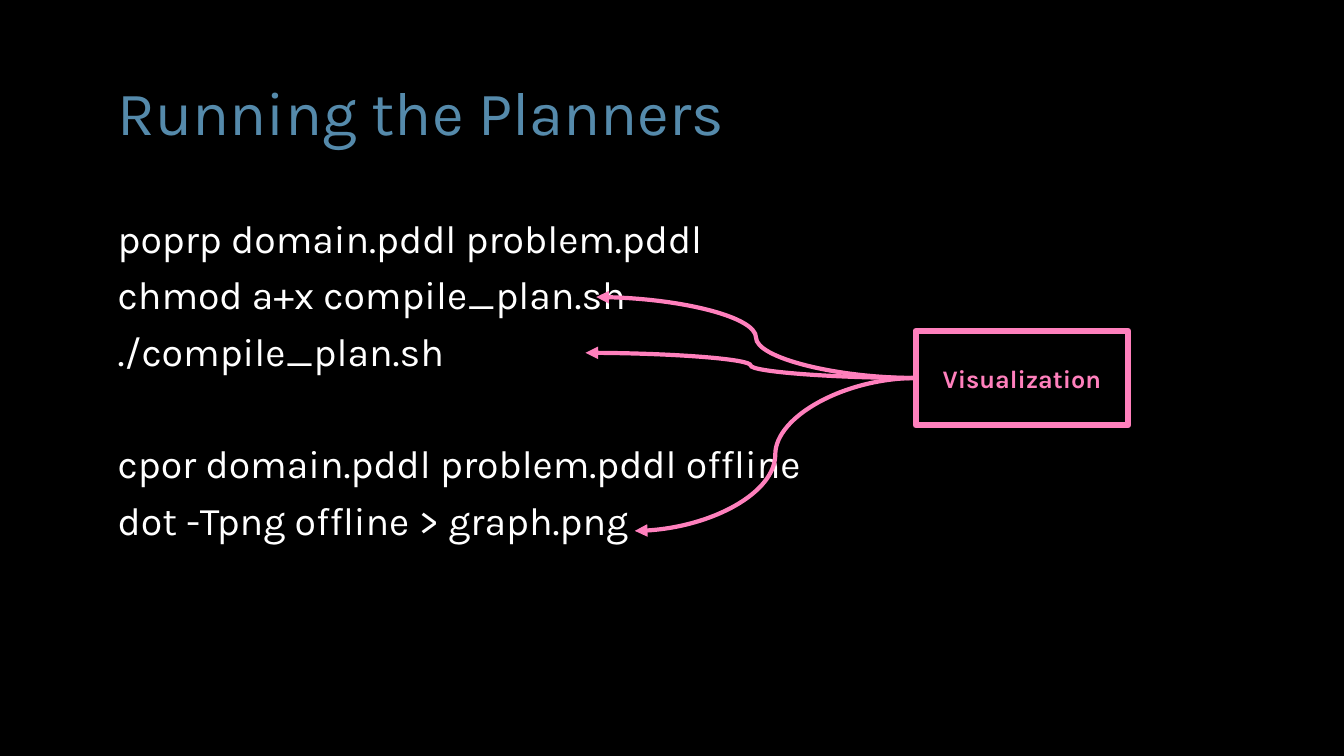
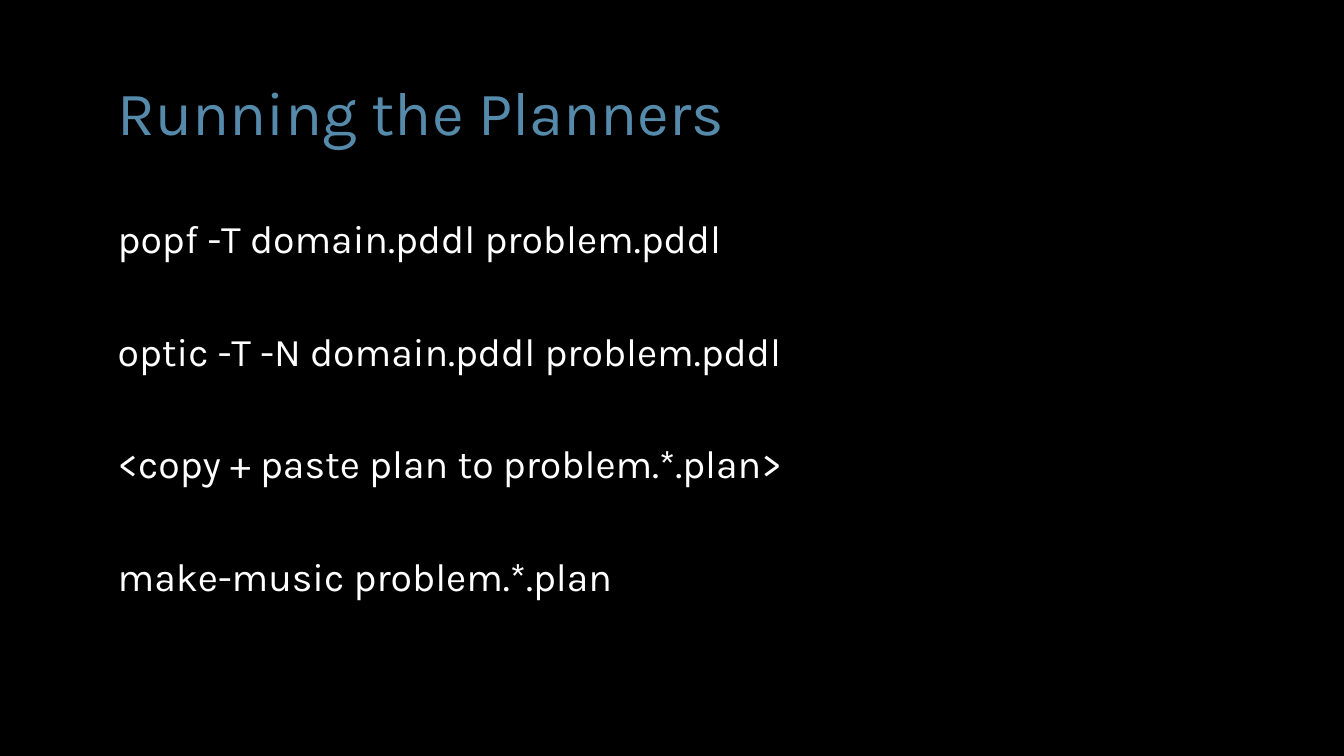
Before and after one commit to AI-Planning/modeling-in-pddl, a slide deck: slide 8 of exercises/cisc-813/temporal/slides.pptx (slide 7 before the commit). Drawn at 1344x756 pixels with LibreOffice and Linux fonts; fonts in the diff are those of the drawing. Boxes give left, top, right and bottom in pixels: in the first picture for what was removed or moved away, otherwise in the second. Text is boxed around its words. In the diff, an @@ line names an element or a change of style, - is before the commit and + after.

```diff
--- a/exercises/cisc-813/temporal/slides.pptx
+++ b/exercises/cisc-813/temporal/slides.pptx
@@ text at [118,226,782,601]: text changed @@
-poprp domain.pddl problem.pddl
-chmod a+x compile_plan.sh
-./compile_plan.sh
-cpor domain.pddl problem.pddl offline
-dot -Tpng offline > graph.png
+popf -T domain.pddl problem.pddl
+optic -T -N domain.pddl problem.pddl
+<copy + paste plan to problem.*.plan>
+make-music problem.*.plan
@@ curved arrow removed from (917, 378) to (596, 297) @@
@@ curved arrow removed from (917, 378) to (586, 353) @@
@@ rectangle removed at [917,331,1129,425] @@
-Visualization
@@ curved arrow removed from (917, 378) to (635, 531) @@
```
Also in this commit, not shown: 9 other slides changed, 6 slides added, 3 slides removed.
